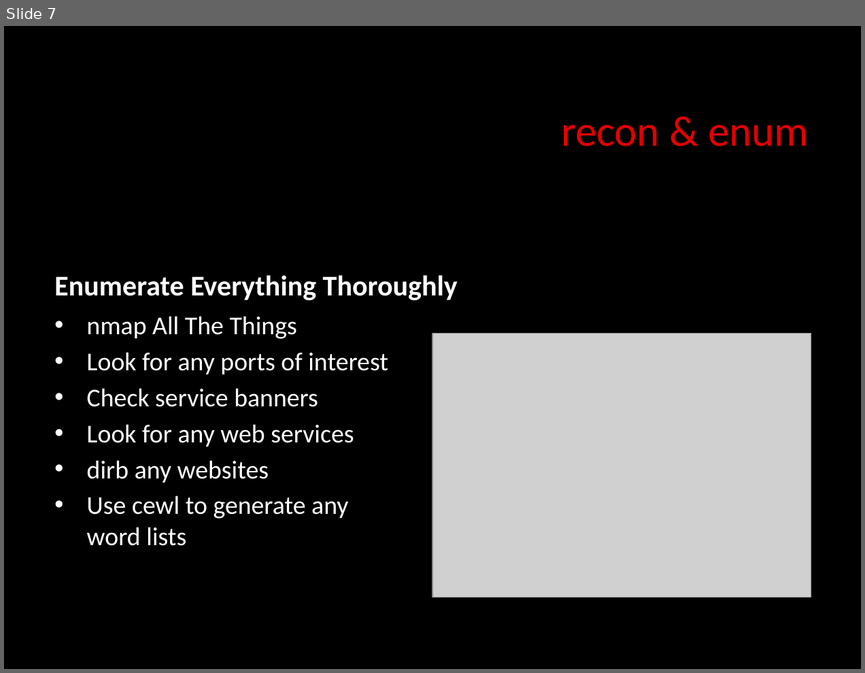
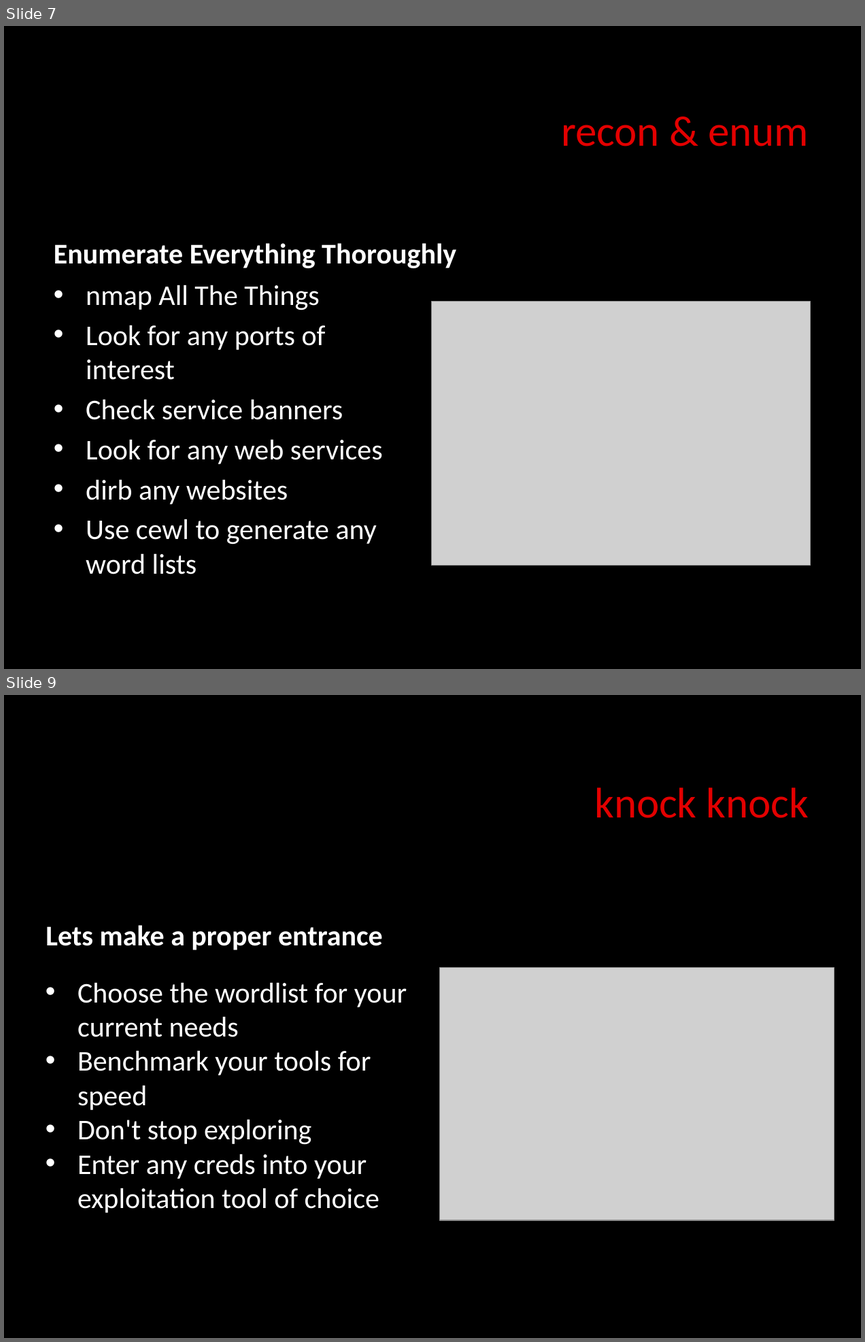
Before and after one commit to dc770/meetings, a slide deck: 0x00d/KnockingOnDC.pptx. Shown one above the other, each under a label of ours: slide 7 before the commit, slides 7 and 9 after it; the slides between them are not shown. The pictures are 865x673 and 865x1342 pixels, drawn with LibreOffice and Linux fonts; fonts in the diff are those of the drawing; grey boxes stand for pictures. Boxes give left, top, right and bottom in pixels: in the first picture for what was removed or moved away, otherwise in the second. Text is boxed around its words. In the diff, an @@ line names an element or a change of style, - is before the commit and + after.

```diff
--- a/0x00d/KnockingOnDC.pptx
+++ b/0x00d/KnockingOnDC.pptx
@@ slide 9 added at (x1=4, y1=695, x2=861, y2=1338), background #000000 @@
@@ text added at (x1=595, y1=787, x2=808, y2=818), 36 pt, text #E30000 @@
+knock knock
@@ text added at (x1=45, y1=925, x2=383, y2=950), 24 pt, text #FFFFFF, bold @@
+Lets make a proper entrance
@@ picture added at (x1=439, y1=968, x2=834, y2=1220) @@
@@ text added at (x1=77, y1=982, x2=407, y2=1212), 24 pt, text #FFFFFF @@
+• Choose the wordlist for your current needs
+• Benchmark your tools for speed
+• Don't stop exploring
+• Enter any creds into your exploitation tool of choice
@@ slide 7 changed as well @@
@@ 2 texts, 1 picture moved together from (x1=54, y1=275, x2=811, y2=597) to (x1=54, y1=243, x2=810, y2=574) @@
@@ text "nmap All The Things" at (x1=86, y1=284, x2=383, y2=574): size 21.6 to 24 pt @@
```
Also in this commit, not shown: 9 other slides changed, 7 other slides added, 9 slides removed.
